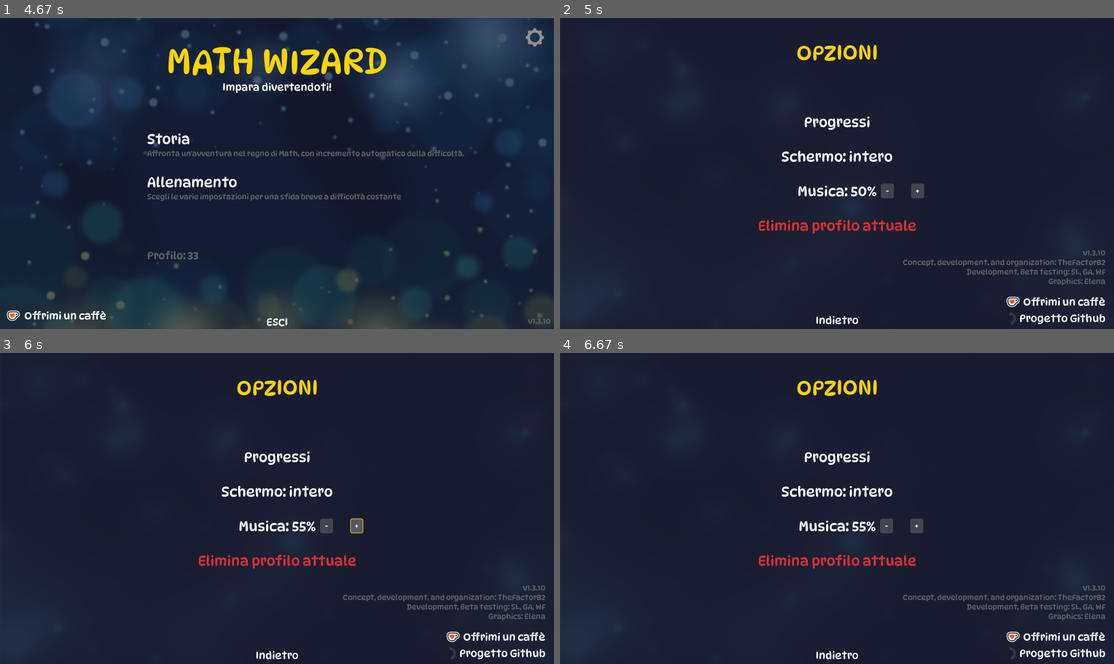
Above: before the commit, frames 1-4 (two rows, left to right).
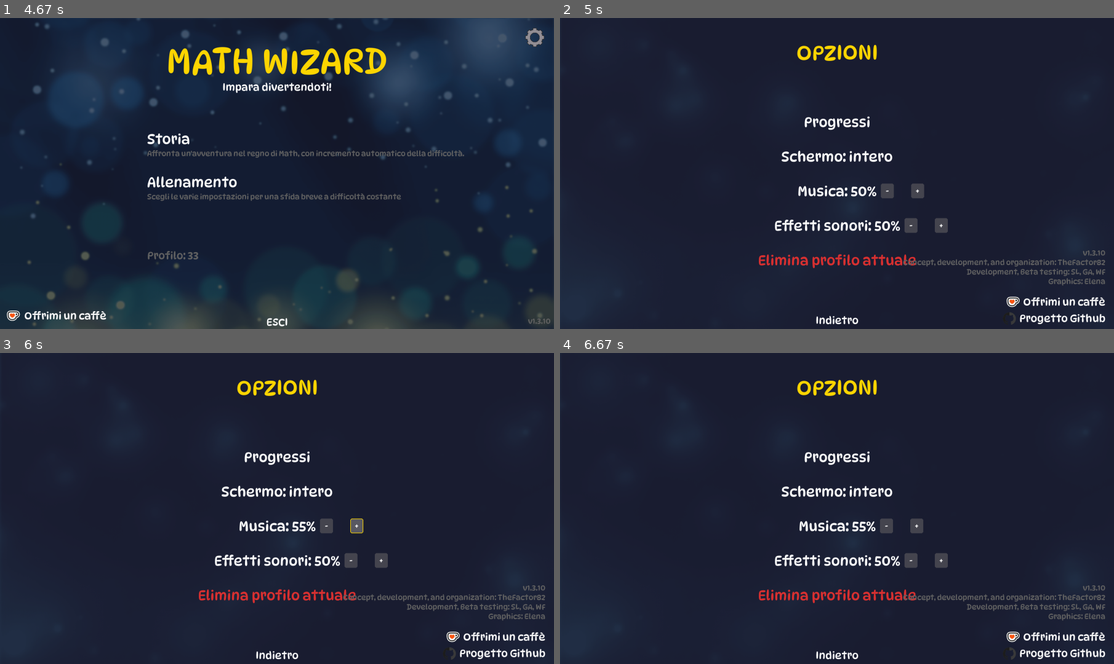
Above: after the commit, the same moments.

Repository: thefactor82/math-wizard
Game: pygame game, started from math-wizard.py
The game is run twice, just before and just after one commit, with the same random seed, the same clock (stepped at 60 frames per second) and the same inputs.
Inputs (mouse positions are in pixels of both pictures, inside the frame that each line leads up to):
- Up to frame 1 (4.67 s): hold Left 0.33-0.87 s; move the mouse to (265, 210) at 0.37 s; hold Down 0.9-1.2 s; press the mouse at (238, 92) at 1.27 s; move the mouse to (293, 167) at 1.37 s; release the mouse at (354, 245) at 1.5 s; hold Up 2-2.37 s; tap 3 at 3.07, 4.47 s; hold 3 3.4-3.77 s; hold Down 3.4-3.77 s; tap Enter at 3.8 s; press the mouse at (204, 245) at 4.17 s; move the mouse to (216, 251) at 4.27 s; release the mouse at (227, 257) at 4.4 s
- Up to frame 2 (5 s): press the mouse at (1091, 36) at 4.83 s; move the mouse to (931, 98) at 4.93 s
- Up to frame 3 (6 s): release the mouse at (210, 496) at 5.07 s; tap + at 5.13 s; tap - at 5.5 s; press the mouse at (354, 527) at 5.9 s
- Up to frame 4 (6.67 s): move the mouse to (820, 520) at 6 s; release the mouse at (720, 514) at 6.13 s

Frame 1 is identical in both runs. In frame 2, 1.4% of the frame differs, in the area x 35-70%, y 64-81%; in frame 3, 1.4%; in frame 4, 1.4%.

Commit message:
feat: effetti sonori zap/hit + volume Effetti sonori in opzioni

Diff:
--- a/math-wizard.py
+++ b/math-wizard.py
@@ -422,6 +422,15 @@
         self .music_crossfade_target =None
         self .music_crossfade_start =0
         self .music_crossfade_dur =500
+        self .sfx_volume =50
+        self .sfx ={}
+        for name in ("zap","hit"):
+            sfx_path =resource_path (os .path .join ("music",name +".mp3"))
+            if os .path .exists (sfx_path ):
+                try :
+                    self .sfx [name ]=pygame .mixer .Sound (sfx_path )
+                except pygame .error :
+                    pass
         threading .Thread (target =self .check_for_update ,daemon =True ).start ()
 
     def switch_music (self ,target ):
@@ -429,6 +438,12 @@
             return
         self .music_crossfade_target =target
         self .music_crossfade_start =pygame .time .get_ticks ()
+
+    def play_sfx (self ,name ):
+        snd =self .sfx .get (name )
+        if snd :
+            snd .set_volume (self .sfx_volume /100 )
+            snd .play ()
 
     def setup_cursor (self ):
         try :
@@ -714,6 +729,7 @@
         self .dragging_difficulty =False
         self .story_progress ={"moltiplicazione":0 ,"addizione":0 ,"sottrazione":0 ,"divisione":0 }
         self .music_volume =50
+        self .sfx_volume =50
 
     def save_profiles (self ):
         path =os .path .join (PROFILES_DIR ,"profiles.json")
@@ -762,6 +778,7 @@
         "storia_progresso":self .story_progress ,
         "fullscreen":self .fullscreen ,
         "volume_musica":self .music_volume ,
+        "volume_effetti":self .sfx_volume ,
         }
         for op in ["moltiplicazione","addizione","sottrazione","divisione"]:
             data [op ]=dict (self .config_by_operation [op ])
@@ -797,6 +814,8 @@
                 self .fullscreen =bool (data ["fullscreen"])
             if "volume_musica"in data :
                 self .music_volume =max (0 ,min (100 ,int (data ["volume_musica"])))
+            if "volume_effetti"in data :
+                self .sfx_volume =max (0 ,min (100 ,int (data ["volume_effetti"])))
         else :
         # Legacy format
             self .config_gender =data .get ("genere",self .config_gender )
@@ -1695,22 +1714,28 @@
                         self ._apply_display_mode ()
                         self .setup_cursor ()
                         self .save_profile_config ()
-                    elif self .options_cursor ==3 :
+                    elif self .options_cursor ==4 :
                         self .state ="confirm_delete"
                 elif event .key ==pygame .K_2 :
                     self .fullscreen =not self .fullscreen
                     self ._apply_display_mode ()
                     self .setup_cursor ()
                     self .save_profile_config ()
-                elif event .key ==pygame .K_3 :
+                elif event .key ==pygame .K_5 :
                     self .state ="confirm_delete"
                 elif event .key in (pygame .K_PLUS ,pygame .K_EQUALS ,pygame .K_KP_PLUS ):
-                    self .music_volume =min (100 ,self .music_volume +5 )
-                    pygame .mixer .music .set_volume (self .music_volume /100 )
+                    if self .options_cursor ==3 :
+                        self .sfx_volume =min (100 ,self .sfx_volume +5 )
+                    else :
+                        self .music_volume =min (100 ,self .music_volume +5 )
+                        pygame .mixer .music .set_volume (self .music_volume /100 )
                     self .save_profile_config ()
                 elif event .key in (pygame .K_MINUS ,pygame .K_KP_MINUS ):
-                    self .music_volume =max (0 ,self .music_volume -5 )
-                    pygame .mixer .music .set_volume (self .music_volume /100 )
+                    if self .options_cursor ==3 :
+                        self .sfx_volume =max (0 ,self .sfx_volume -5 )
+                    else :
+                        self .music_volume =max (0 ,self .music_volume -5 )
+                        pygame .mixer .music .set_volume (self .music_volume /100 )
                     self .save_profile_config ()
                 elif event .key ==pygame .K_ESCAPE :
                     self .state ="menu"
@@ -1954,7 +1979,7 @@
                             self ._apply_display_mode ()
                             self .setup_cursor ()
                             self .save_profile_config ()
-                        elif idx ==3 :
+                        elif idx ==4 :
                             self .state ="confirm_delete"
                         return
                 if getattr (self ,'opt_mus_minus',None )and self .opt_mus_minus .collidepoint (mx ,my ):
@@ -1965,6 +1990,14 @@
                 if getattr (self ,'opt_mus_plus',None )and self .opt_mus_plus .collidepoint (mx ,my ):
                     self .music_volume =min (100 ,self .music_volume +5 )
                     pygame .mixer .music .set_volume (self .music_volume /100 )
+                    self .save_profile_config ()
+                    return
+                if getattr (self ,'opt_sfx_minus',None )and self .opt_sfx_minus .collidepoint (mx ,my ):
+                    self .sfx_volume =max (0 ,self .sfx_volume -5 )
+                    self .save_profile_config ()
+                    return
+                if getattr (self ,'opt_sfx_plus',None )and self .opt_sfx_plus .collidepoint (mx ,my ):
+                    self .sfx_volume =min (100 ,self .sfx_volume +5 )
                     self .save_profile_config ()
                     return
                 if getattr (self ,'options_back_rect',None )and self .options_back_rect .collidepoint (mx ,my ):
@@ -2344,6 +2377,7 @@
         if risposta is not None and is_answer_correct (risposta ,self .expected_result ):
             self .is_correct =True
             self .stats [level ]["corrette"]+=1
+            self .play_sfx ("zap")
             if self .boss_active and self .boss_phase =="fight":
                 self .boss_hit =True
                 self .boss_hit_start =pygame .time .get_ticks ()
@@ -2356,6 +2390,7 @@
         else :
             self .is_correct =False
             self .stats [level ]["sbagliate"]+=1
+            self .play_sfx ("hit")
             self .wrong_questions .append ((self .a ,self .b ,self .operation ,text_value ,self .expected_result ))
             self .lives -=1
             if self .boss_active and self .boss_phase =="fight":
@@ -2400,6 +2435,7 @@
         if self .timeout_handled :
             return
         self .timeout_handled =True
+        self .play_sfx ("hit")
         elapsed_time =self .timeout_limit
         self .answer_times .append (elapsed_time )
         if self .boss_active and self .boss_phase =="fight":
@@ -3005,14 +3041,14 @@
         rect =title .get_rect (center =(CANVAS_WIDTH //2 ,120 ))
         self .screen .blit (title ,rect )
 
-        voci =["Progressi","Schermo: " +("intero"if self .fullscreen else "finestra"),None ,"Elimina profilo attuale"]
-        voci_y =[330 ,450 ,570 ,690 ]
+        voci =["Progressi","Schermo: " +("intero"if self .fullscreen else "finestra"),None ,None ,"Elimina profilo attuale"]
+        voci_y =[330 ,450 ,570 ,690 ,810 ]
         self .options_btn_rects =[ ]
         for i ,voce in enumerate (voci ):
             if voce is None :
                 continue
             y =voci_y [i ]
-            color =RED if i ==3 else WHITE
+            color =RED if i ==4 else WHITE
             txt =self ._render_cached (self .font_medium ,voce ,color )
             rect =txt .get_rect (center =(CANVAS_WIDTH //2 ,y +31 ))
             hit =rect .inflate (30 ,15 )
@@ -3040,6 +3076,25 @@
             pygame .draw .rect (self .screen ,GOLD ,self .opt_mus_plus ,2 ,border_radius =6 )
         self .screen .blit (self ._render_cached (self .font_tiny ,"-",WHITE ),self ._render_cached (self .font_tiny ,"-",WHITE ).get_rect (center =self .opt_mus_minus .center ))
         self .screen .blit (self ._render_cached (self .font_tiny ,"+",WHITE ),self ._render_cached (self .font_tiny ,"+",WHITE ).get_rect (center =self .opt_mus_plus .center ))
+
+        sfx_y =voci_y [3 ]
+        sfx_lbl =self ._render_cached (self .font_medium ,"Effetti sonori: " +str (self .sfx_volume )+"%",WHITE )
+        sfx_rect =sfx_lbl .get_rect (center =(CANVAS_WIDTH //2 ,sfx_y +31 ))
+        self .screen .blit (sfx_lbl ,sfx_rect )
+        sx_s =sfx_rect .right +15
+        lw_s ,vw_s ,rw_s =45 ,60 ,45
+        self .opt_sfx_minus =pygame .Rect (sx_s ,sfx_y +5 ,lw_s ,51 )
+        self .opt_sfx_plus =pygame .Rect (sx_s +lw_s +vw_s ,sfx_y +5 ,rw_s ,51 )
+        hover_sm =self .opt_sfx_minus .collidepoint (mx ,my )
+        hover_sp =self .opt_sfx_plus .collidepoint (mx ,my )
+        pygame .draw .rect (self .screen ,(90 ,90 ,100 )if hover_sm else (70 ,70 ,80 ),self .opt_sfx_minus ,border_radius =6 )
+        pygame .draw .rect (self .screen ,(90 ,90 ,100 )if hover_sp else (70 ,70 ,80 ),self .opt_sfx_plus ,border_radius =6 )
+        if hover_sm :
+            pygame .draw .rect (self .screen ,GOLD ,self .opt_sfx_minus ,2 ,border_radius =6 )
+        if hover_sp :
+            pygame .draw .rect (self .screen ,GOLD ,self .opt_sfx_plus ,2 ,border_radius =6 )
+        self .screen .blit (self ._render_cached (self .font_tiny ,"-",WHITE ),self ._render_cached (self .font_tiny ,"-",WHITE ).get_rect (center =self .opt_sfx_minus .center ))
+        self .screen .blit (self ._render_cached (self .font_tiny ,"+",WHITE ),self ._render_cached (self .font_tiny ,"+",WHITE ).get_rect (center =self .opt_sfx_plus .center ))
 
         credits =[
         f"v{self .version }",
Not shown, added: music/faespencer-high-voltage-spark-486895.mp3
Not shown, added: music/freesound_community-simple-zaps-48138.mp3
Not shown, added: music/hit.mp3
Not shown, added: music/zap.mp3
